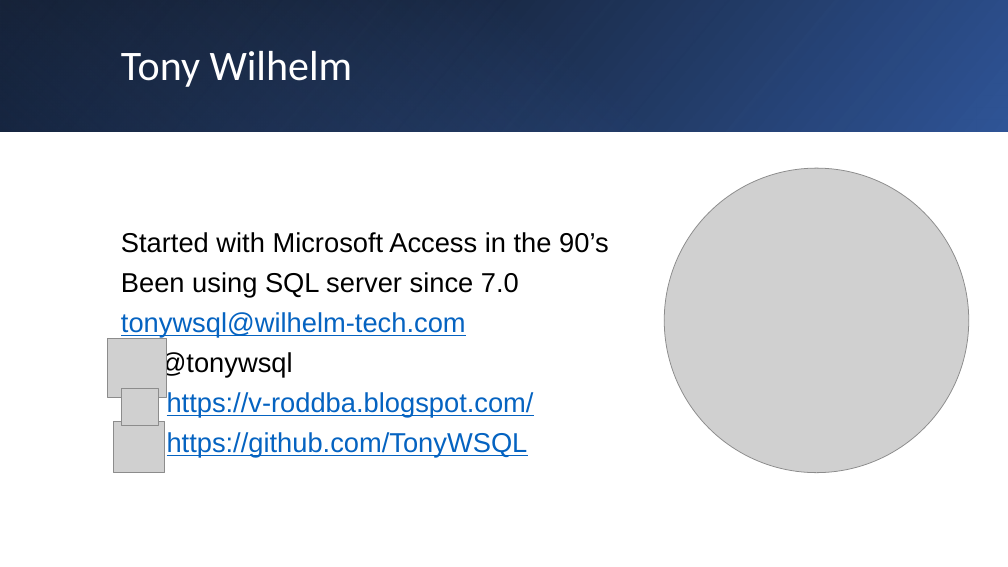
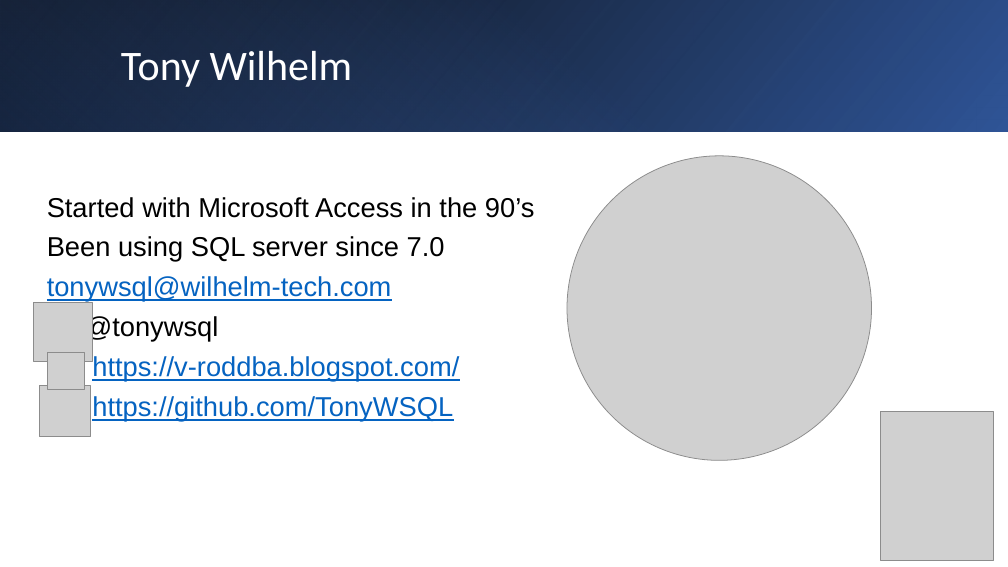
Before and after one commit to TonyWSQL/Presentations, a slide deck: slide 2 of Events/2026/DayofData - Raleigh/Intro to Powershell/Intro to Powershell.pptx (slide 3 before the commit). Drawn at 1008x567 pixels with LibreOffice and Linux fonts; fonts in the diff are those of the drawing; grey boxes stand for pictures. Boxes give left, top, right and bottom in pixels: in the first picture for what was removed or moved away, otherwise in the second. Text is boxed around its words. In the diff, an @@ line names an element or a change of style, - is before the commit and + after.

```diff
--- a/Events/2026/DayofData - Raleigh/Intro to Powershell/Intro to Powershell.pptx
+++ b/Events/2026/DayofData - Raleigh/Intro to Powershell/Intro to Powershell.pptx
@@ text "Started with Microsoft Access in ...": place and size @@
-text "Started with Microsoft Access in ..." at bbox=[121, 232, 609, 457]
+text "Started with Microsoft Access in ..." at bbox=[47, 197, 535, 421]
@@ picture: place and size @@
-picture at bbox=[665, 168, 969, 473]
+picture at bbox=[567, 156, 872, 461]
@@ 3 pictures: place and size @@
-3 pictures at bbox=[108, 338, 167, 473]
+3 pictures at bbox=[33, 302, 92, 437]
@@ picture added at bbox=[881, 411, 993, 561] @@
```
Also in this commit, not shown: 1 other slide changed, 1 slide removed, 2 other files.
